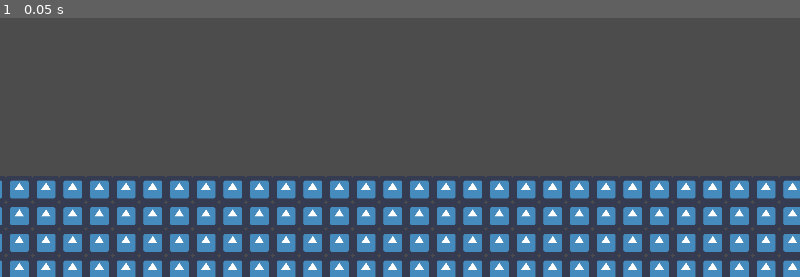
Above: before the commit, frame 1.
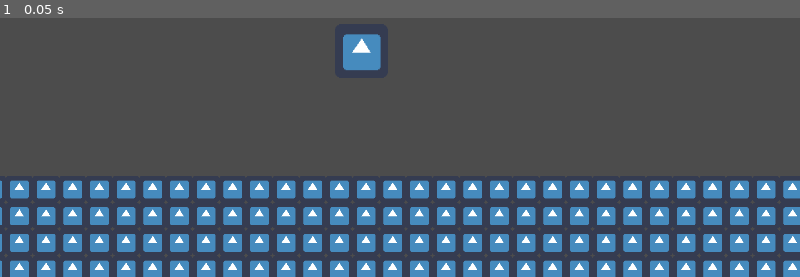
Above: after the commit, the same moment.

Repository: vgdev-uchile/Chimera-Party-Online
Game: Godot game, scene res://games/rats/index.tscn
Same seed, same stepped clock (60 frames per second), same inputs: the game is played once before the commit and once after it. This scene is started directly instead of the project's main scene. The engine's default icon, where the game draws it, is replaced by a stand-in: a white triangle on a blue panel in a dark square.
Inputs:
- Up to frame 1 (0.05 s): no input

The runs differ from the first frame. In frame 1, 0.7% of the frame differs, in the area x 42-48%, y 6-21%.

Commit message:
added rats intro and temp winning condition

Diff:
--- a/games/rats/index.tscn
+++ b/games/rats/index.tscn
@@ -1,10 +1,14 @@
-[gd_scene load_steps=4 format=2]
+[gd_scene load_steps=6 format=2]
 
+[ext_resource path="res://games/rats/scripts/Area2D.gd" type="Script" id=1]
 [ext_resource path="res://games/rats/sprites/icon.png" type="Texture" id=2]
 [ext_resource path="res://games/rats/scripts/Main.gd" type="Script" id=3]
 
 [sub_resource type="RectangleShape2D" id=1]
 extents = Vector2( 1500, 200 )
+
+[sub_resource type="RectangleShape2D" id=2]
+extents = Vector2( 32, 32 )
 
 [node name="Main" type="Node2D"]
 script = ExtResource( 3 )
@@ -61,3 +65,17 @@
 
 [node name="Position2D4" type="Position2D" parent="Positions/4"]
 position = Vector2( 1560.35, 743.361 )
+
+[node name="Area2D" type="Area2D" parent="."]
+position = Vector2( 867.349, 537.716 )
+scale = Vector2( 2, 2 )
+script = ExtResource( 1 )
+__meta__ = {
+"_edit_group_": true
+}
+
+[node name="CollisionShape2D" type="CollisionShape2D" parent="Area2D"]
+shape = SubResource( 2 )
+
+[node name="icon" type="Sprite" parent="Area2D"]
+texture = ExtResource( 2 )
--- a/games/rats/scenes/Rat.tscn
+++ b/games/rats/scenes/Rat.tscn
@@ -73,7 +73,7 @@
 texture = ExtResource( 1 )
 vframes = 4
 hframes = 3
-frame = 3
+frame = 5
 
 [node name="CollisionShape2D" type="CollisionShape2D" parent="."]
 visible = false
--- /dev/null
+++ b/games/rats/scripts/Area2D.gd
@@ -0,0 +1,13 @@
+extends Area2D
+
+func _ready():
+	connect("body_entered", self, "on_body_entered")
+
+func on_body_entered(body: Node):
+	print("awa de uwu")
+	if is_network_master():
+		var players = Party.get_players()
+		var end_scores = []
+		for player in players:
+			end_scores.push_back({"player": player, "points": 0})
+		Party.end_game(end_scores)
--- a/project.godot
+++ b/project.godot
@@ -76,8 +76,8 @@
 
 window/size/width=1920
 window/size/height=1080
-window/size/test_width=640
-window/size/test_height=360
+window/size/test_width=1280
+window/size/test_height=720
 window/stretch/mode="2d"
 window/stretch/aspect="keep"
 
--- a/scenes/Main.tscn
+++ b/scenes/Main.tscn
@@ -189,7 +189,7 @@
 [node name="AnimatedSprite" type="AnimatedSprite" parent="Loading/ColorRect/shadow_2"]
 position = Vector2( 2.28882e-05, 1.52588e-05 )
 frames = SubResource( 8 )
-frame = 4
+frame = 3
 playing = true
 
 [node name="shadow_3" type="Sprite" parent="Loading/ColorRect"]
@@ -202,7 +202,6 @@
 
 [node name="AnimatedSprite2" type="AnimatedSprite" parent="Loading/ColorRect/shadow_3"]
 frames = SubResource( 15 )
-frame = 1
 playing = true
 
 [node name="shadow_4" type="Sprite" parent="Loading/ColorRect"]
@@ -215,7 +214,7 @@
 
 [node name="AnimatedSprite4" type="AnimatedSprite" parent="Loading/ColorRect/shadow_4"]
 frames = SubResource( 22 )
-frame = 5
+frame = 4
 playing = true
 
 [node name="shadow_5" type="Sprite" parent="Loading/ColorRect"]
@@ -228,7 +227,6 @@
 
 [node name="AnimatedSprite3" type="AnimatedSprite" parent="Loading/ColorRect/shadow_5"]
 frames = SubResource( 29 )
-frame = 1
 playing = true
 
 [node name="Fade" parent="Loading" instance=ExtResource( 3 )]
Binary file added: games/rats/intro.png
Not shown, added: games/rats/intro.png.import
